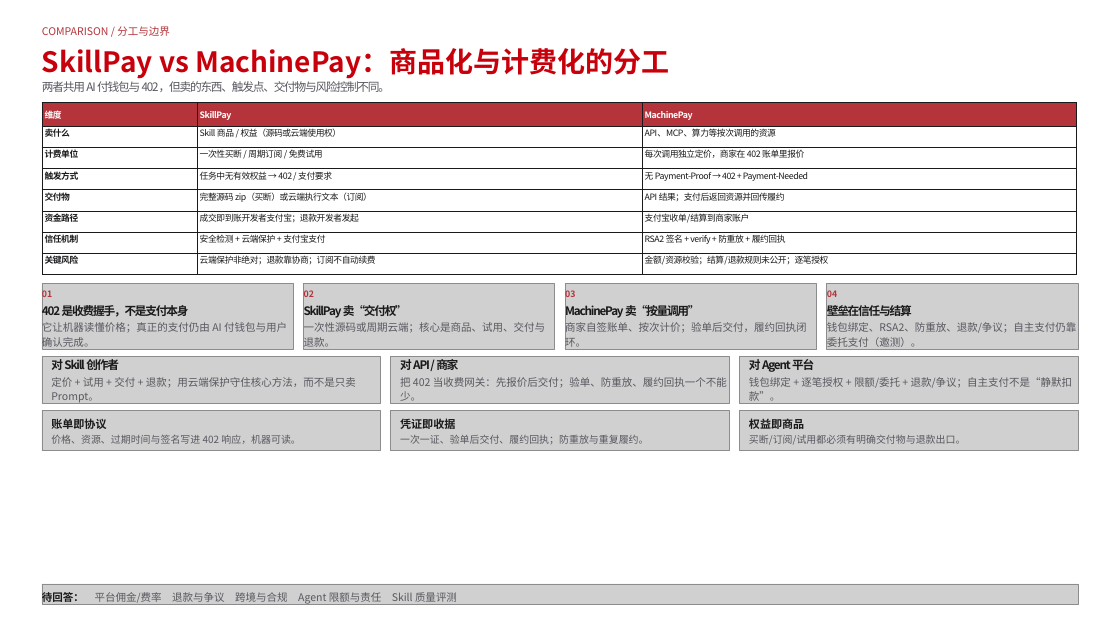
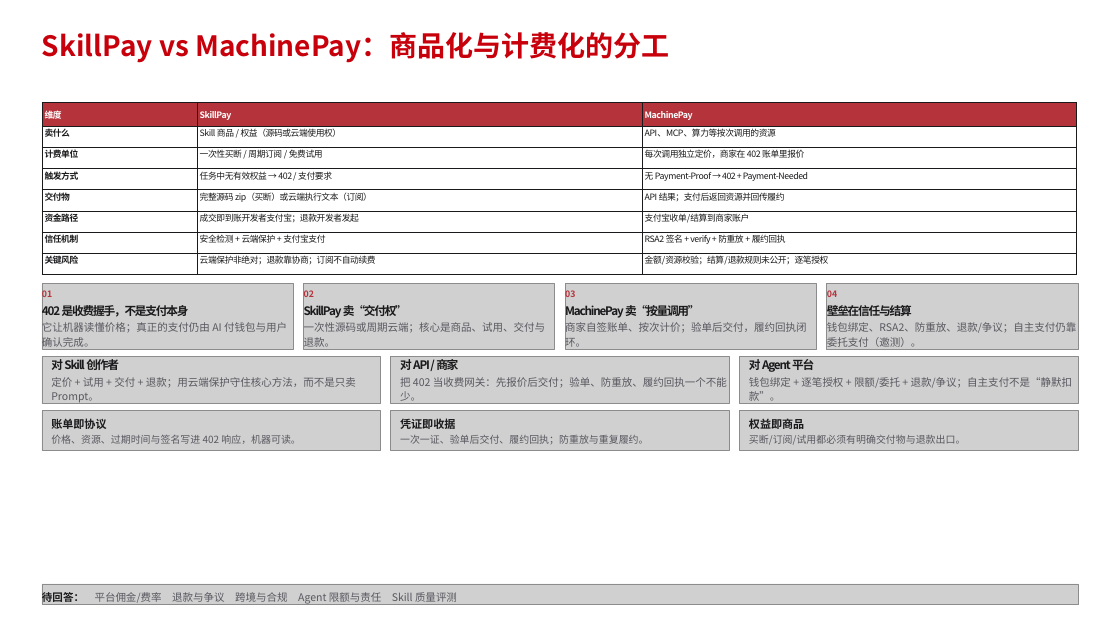
Before and after one commit to lzyu/skill-research-ppt, a slide deck: slide 18 of skill-final-v1.pptx. Drawn at 1120x630 pixels with LibreOffice and Linux fonts; fonts in the diff are those of the drawing; grey boxes stand for pictures. Boxes give left, top, right and bottom in pixels: in the first picture for what was removed or moved away, otherwise in the second. Text is boxed around its words. In the diff, an @@ line names an element or a change of style, - is before the commit and + after.

Commit message:
Refine Skill lifecycle page and Zhiguoyuan example

```diff
--- a/skill-final-v1.pptx
+++ b/skill-final-v1.pptx
@@ text "SkillPay vs MachinePay：商品化与计费化的分工": place and size @@
-text "SkillPay vs MachinePay：商品化与计费化的分工" at [42,48,669,79]
+text "SkillPay vs MachinePay：商品化与计费化的分工" at [42,32,669,63]
@@ text removed at [42,26,170,36] @@
-COMPARISON / 分工与边界
@@ text removed at [42,81,390,92] @@
-两者共用 AI 付钱包与 402，但卖的东西、触发点、交付物与风险控制不同。
```
Also in this commit, not shown: 18 other slides changed, 1 slide added, 1 slide removed, 5 other files.
